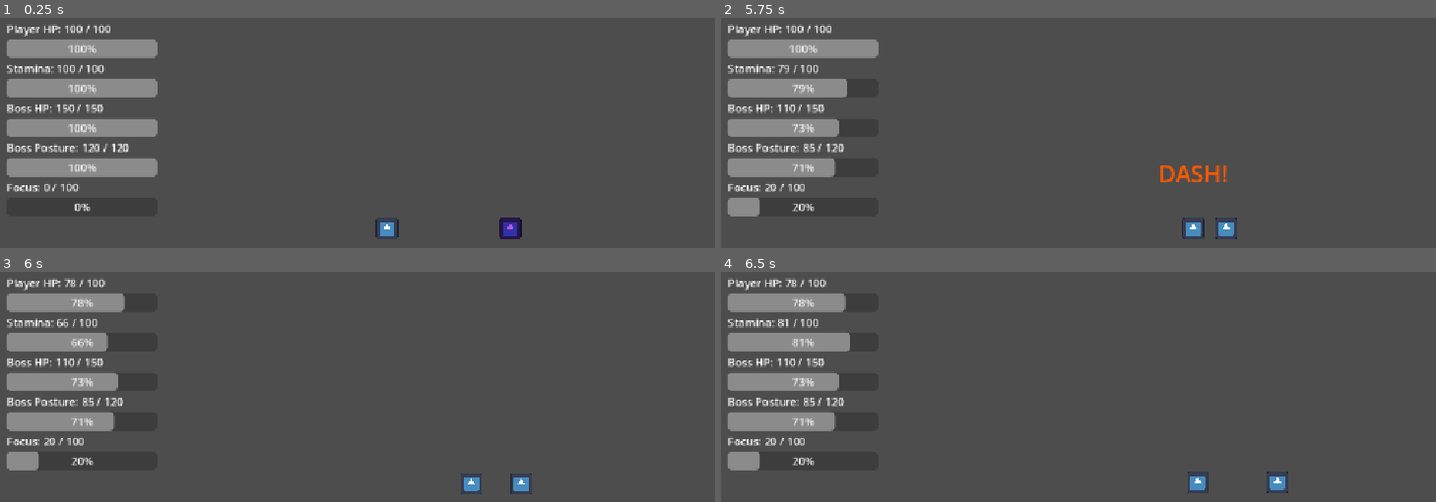
Above: before the commit, frames 1-4 (two rows, left to right).
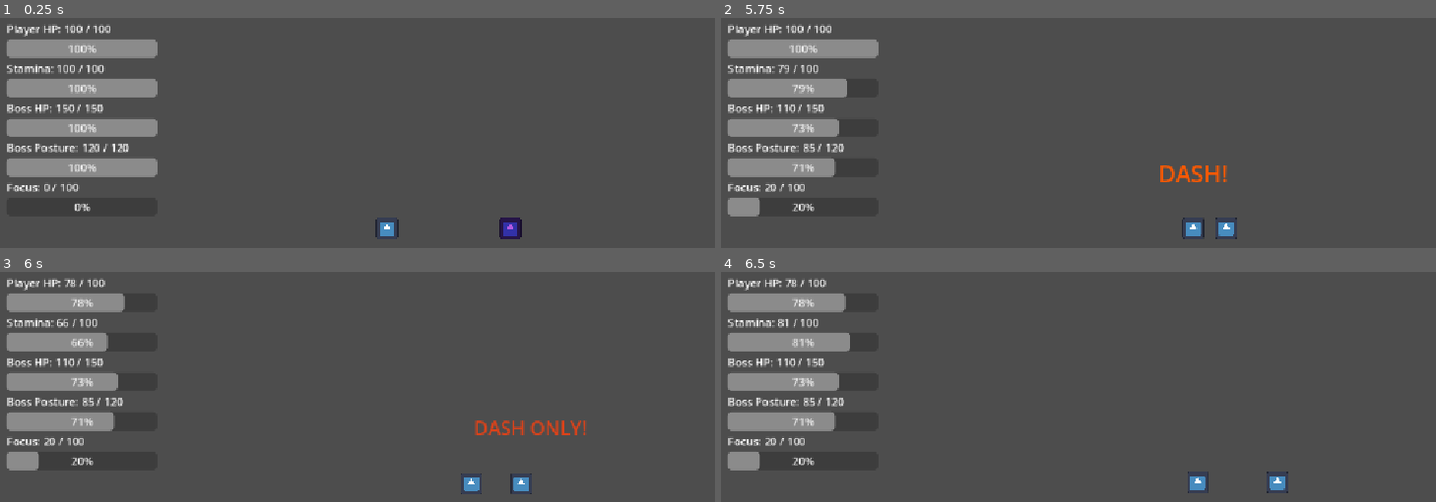
Above: after the commit, the same moments.

Repository: shanwinder/lastblade
Game: Godot game, scene res://scenes/main/BossBrokenMaster.tscn
The game is run twice, just before and just after one commit, with the same random seed, the same clock (stepped at 60 frames per second) and the same inputs. The engine's default icon, where the game draws it, is replaced by a stand-in: a white triangle on a blue panel in a dark square.
Inputs:
- Up to frame 1 (0.25 s): no input
- Up to frame 2 (5.75 s): hold Right (ui_right) 0.53-1.28 s; tap A (attack) at 0.6, 1.55, 2.1, 3.05, 4.55, 5.1 s; tap D (parry) at 0.8, 1.35, 2.3, 3.6, 5.3 s; hold Left (ui_left) 1.28-2.03 s; hold Right (ui_right) 2.03-3.53 s; tap S (dash) at 2.85 s; hold Left (ui_left) from 3.53 s (still down); tap R at 4.35 s
- Up to frame 3 (6 s): release Left (ui_left) at 5.78 s; hold Right (ui_right) from 5.78 s (still down); tap D (parry) at 5.85 s
- Up to frame 4 (6.5 s): keep holding Right (ui_right); tap A (attack) at 6.05 s

Frames 1-2 are identical in both runs. In frame 3, 0.5% of the frame differs, in the area x 66-83%, y 64-71%; in frame 4, nothing differs.

Commit message:
feat: add dash-only feedback for heavy slash parry mistake

Diff:
--- a/last-blade-trial/BossBrokenMaster.gd
+++ b/last-blade-trial/BossBrokenMaster.gd
@@ -149,6 +149,21 @@
 
 # ระยะเวลากล้องสั่นเมื่อ Critical หรือ Focus Finisher
 @export var critical_hit_camera_shake_duration: float = 0.18
+
+# ข้อความที่ขึ้นเมื่อผู้เล่นพยายาม Parry ท่าหนักที่ต้อง Dash เท่านั้น
+@export var heavy_wrong_parry_feedback_text: String = "DASH ONLY!"
+
+# ขนาดตัวอักษรของ feedback ตอน Parry ท่าหนักผิด
+@export var heavy_wrong_parry_feedback_font_size: int = 28
+
+# ระยะเวลาที่ข้อความ feedback ลอยขึ้นและจางหาย
+@export var heavy_wrong_parry_feedback_duration: float = 0.45
+
+# ความแรงกล้องสั่นสั้น ๆ ตอนผู้เล่น Parry ท่าหนักผิด
+@export var heavy_wrong_parry_camera_shake_strength: float = 5.0
+
+# ระยะเวลากล้องสั่นตอนผู้เล่น Parry ท่าหนักผิด
+@export var heavy_wrong_parry_camera_shake_duration: float = 0.12
 
 # =========================
 # Debug: Boss Pattern Debug Mode
@@ -726,9 +741,10 @@
 
 		return
 
-	# ถ้าผู้เล่นพยายาม Parry ท่าหนัก ให้ print เตือนก่อนโดนลงโทษ
+	# ถ้าผู้เล่นพยายาม Parry ท่าหนัก ให้ feedback ชัด ๆ ก่อนโดนลงโทษ
 	if not current_attack_can_be_parried and target.has_method("is_parry_active") and target.is_parry_active():
 		print(current_attack_name, "cannot be parried! Player should DASH.")
+		show_wrong_parry_feedback(target)
 
 	# ถ้า Parry ไม่สำเร็จ ให้ทำดาเมจตามท่าปัจจุบัน
 	has_hit_player = true
@@ -939,6 +955,46 @@
 	tween.tween_callback(popup.queue_free)
 
 
+func show_wrong_parry_feedback(target: Node) -> void:
+	# แสดงข้อความเตือนเหนือผู้เล่นเมื่อ Parry ท่าหนักผิด
+	# จุดประสงค์คือให้ผู้เล่นเข้าใจทันทีว่าท่านี้ต้อง Dash เท่านั้น
+	if not target is Node2D:
+		return
+
+	var target_node := target as Node2D
+	var popup := Label.new()
+	popup.text = heavy_wrong_parry_feedback_text
+	popup.modulate = Color(1.0, 0.25, 0.05, 1.0)
+	popup.horizontal_alignment = HORIZONTAL_ALIGNMENT_CENTER
+	popup.vertical_alignment = VERTICAL_ALIGNMENT_CENTER
+	popup.z_index = 150
+	popup.add_theme_font_size_override("font_size", heavy_wrong_parry_feedback_font_size)
+
+	# เพิ่ม popup เข้า parent เดียวกับบอส เพื่อใช้ global_position ได้ง่าย
+	get_parent().add_child(popup)
+	popup.global_position = target_node.global_position + Vector2(-70.0, -95.0)
+
+	# เล่นเสียงทุ้มสั้น ๆ เพื่อบอกว่าการ Parry นี้ผิดจังหวะ/ผิดวิธี
+	play_placeholder_sfx(140.0, 0.10, 1.2)
+
+	# สั่นกล้องเล็กน้อย เพื่อย้ำว่าผู้เล่นตอบสนองผิดแบบถูกลงโทษ
+	get_tree().call_group(
+		"game_camera",
+		"shake",
+		heavy_wrong_parry_camera_shake_strength,
+		heavy_wrong_parry_camera_shake_duration
+	)
+
+	# ทำให้ข้อความลอยขึ้นและจางหาย
+	var target_position: Vector2 = popup.global_position + Vector2(0.0, -35.0)
+	var tween := create_tween()
+	tween.set_parallel(true)
+	tween.tween_property(popup, "global_position", target_position, heavy_wrong_parry_feedback_duration)
+	tween.tween_property(popup, "modulate:a", 0.0, heavy_wrong_parry_feedback_duration)
+	tween.set_parallel(false)
+	tween.tween_callback(popup.queue_free)
+
+
 func apply_hit_stop(is_critical_hit: bool) -> void:
 	# เพิ่ม id เพื่อกัน Hit Stop ซ้อนกันแล้ว reset time_scale ผิด
 	hit_stop_id += 1
